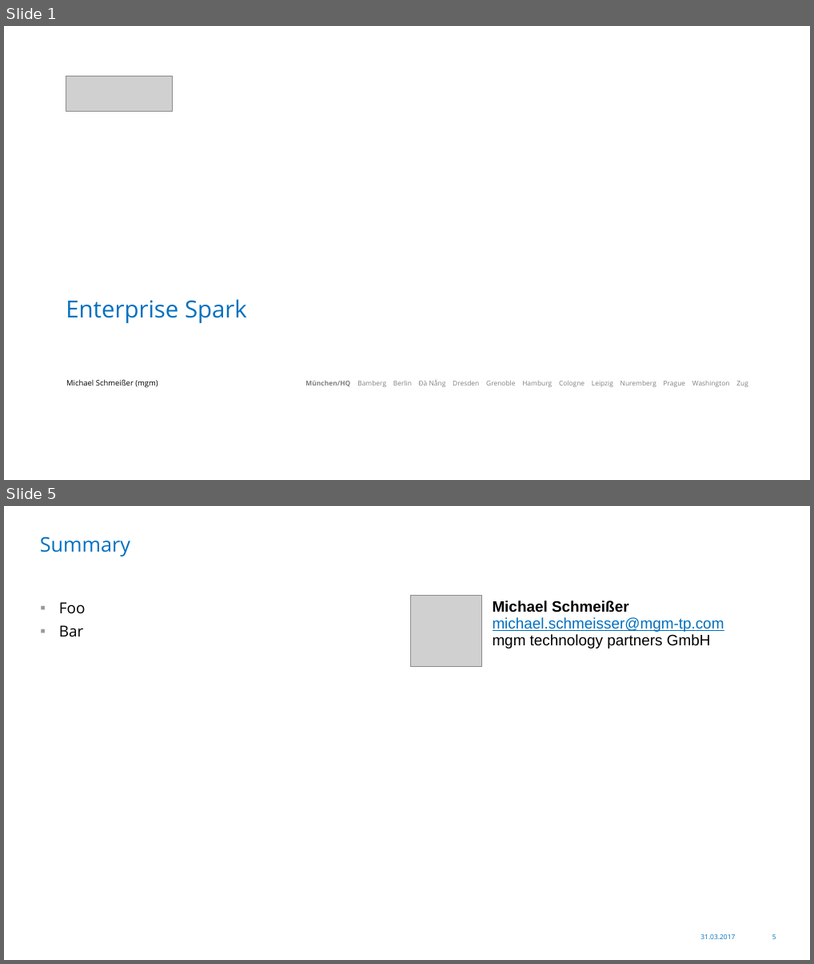
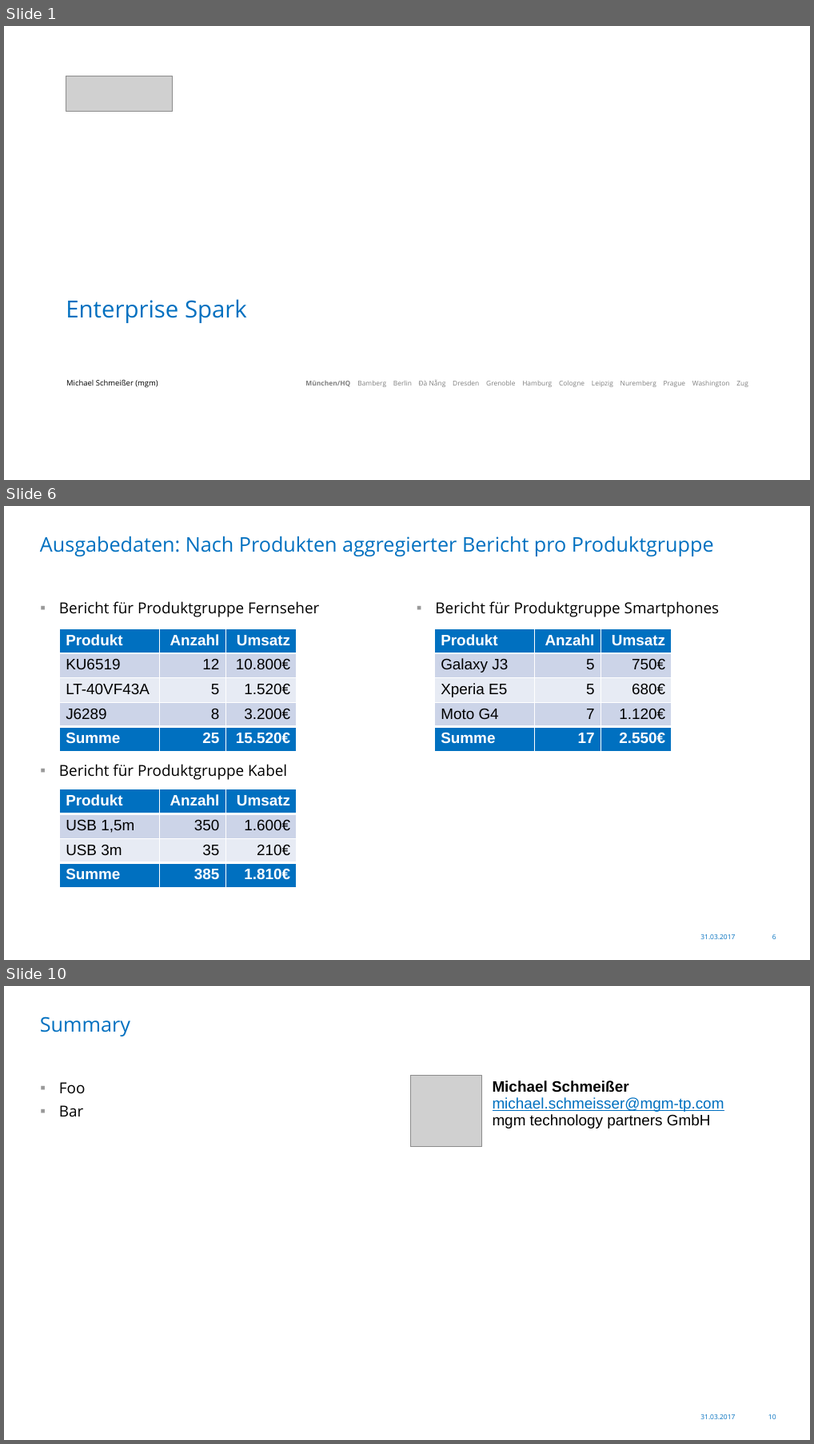
Before and after one commit to Skamandros/jug-saxony-workshop, a slide deck: src/slides/resources/2017-03-31-JUG-Saxony-Workshop-de.pptx. Shown one above the other, each under a label of ours: slides 1 and 5 before the commit, slides 1, 6 and 10 after it; the slides between them are not shown. The pictures are 814x964 and 814x1444 pixels, drawn with LibreOffice and Linux fonts; fonts in the diff are those of the drawing; grey boxes stand for pictures; background and template pictures are left out. Boxes give left, top, right and bottom in pixels: in the first picture for what was removed or moved away, otherwise in the second. Text is boxed around its words. In the diff, an @@ line names an element or a change of style, - is before the commit and + after.

```diff
--- a/src/slides/resources/2017-03-31-JUG-Saxony-Workshop-de.pptx
+++ b/src/slides/resources/2017-03-31-JUG-Saxony-Workshop-de.pptx
@@ slide 6 added at bbox=[4, 506, 810, 960], background #FFFFFF; not listed: 2 template elements that a slide beside it also shows @@
@@ title added at bbox=[40, 536, 714, 556], 24 pt, text #0070C0 @@
+Ausgabedaten: Nach Produkten aggregierter Bericht pro Produktgruppe
@@ text added at bbox=[59, 601, 319, 780], 18 pt, text #000000 @@
+▪ Bericht für Produktgruppe Fernseher
+▪ Bericht für Produktgruppe Kabel
@@ text added at bbox=[435, 601, 720, 617], 18 pt, text #000000 @@
+▪ Bericht für Produktgruppe Smartphones
@@ table added at bbox=[60, 629, 296, 752], 5 rows, 3 columns @@
+Produkt | Anzahl | Umsatz
+KU6519 | 12 | 10.800€
+LT-40VF43A | 5 | 1.520€
+J6289 | 8 | 3.200€
+Summe | 25 | 15.520€
@@ table added at bbox=[435, 629, 672, 752], 5 rows, 3 columns @@
+Produkt | Anzahl | Umsatz
+Galaxy J3 | 5 | 750€
+Xperia E5 | 5 | 680€
+Moto G4 | 7 | 1.120€
+Summe | 17 | 2.550€
@@ table added at bbox=[60, 789, 296, 887], 4 rows, 3 columns @@
+Produkt | Anzahl | Umsatz
+USB 1,5m | 350 | 1.600€
+USB 3m | 35 | 210€
+Summe | 385 | 1.810€
@@ what was slide 5 is now slide 10 @@
@@ page number at bbox=[769, 1414, 777, 1419]: text changed @@
-5
+10
```
Also in this commit, not shown: 2 slides changed, 6 other slides added, 2 slides removed, 7 other files.
